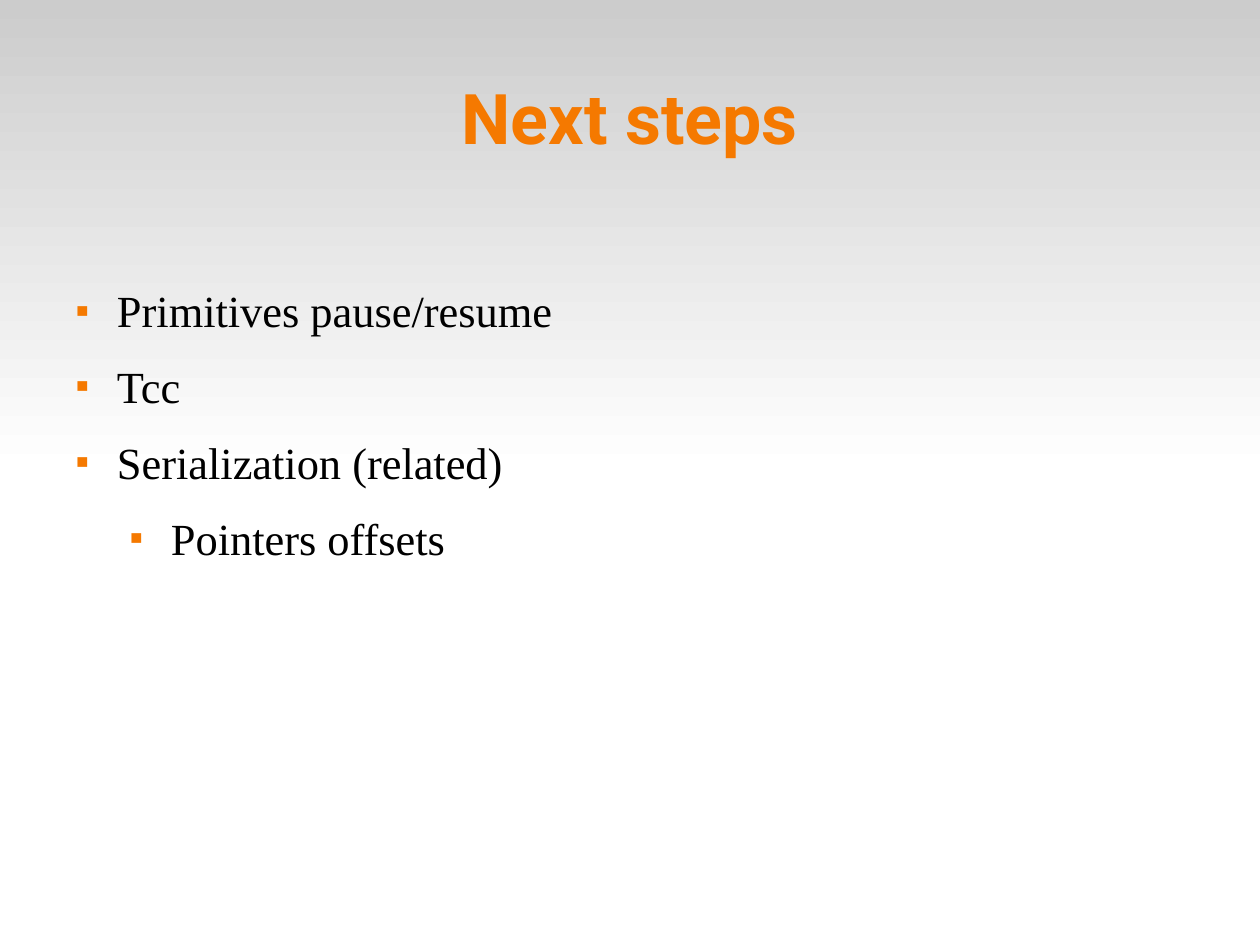
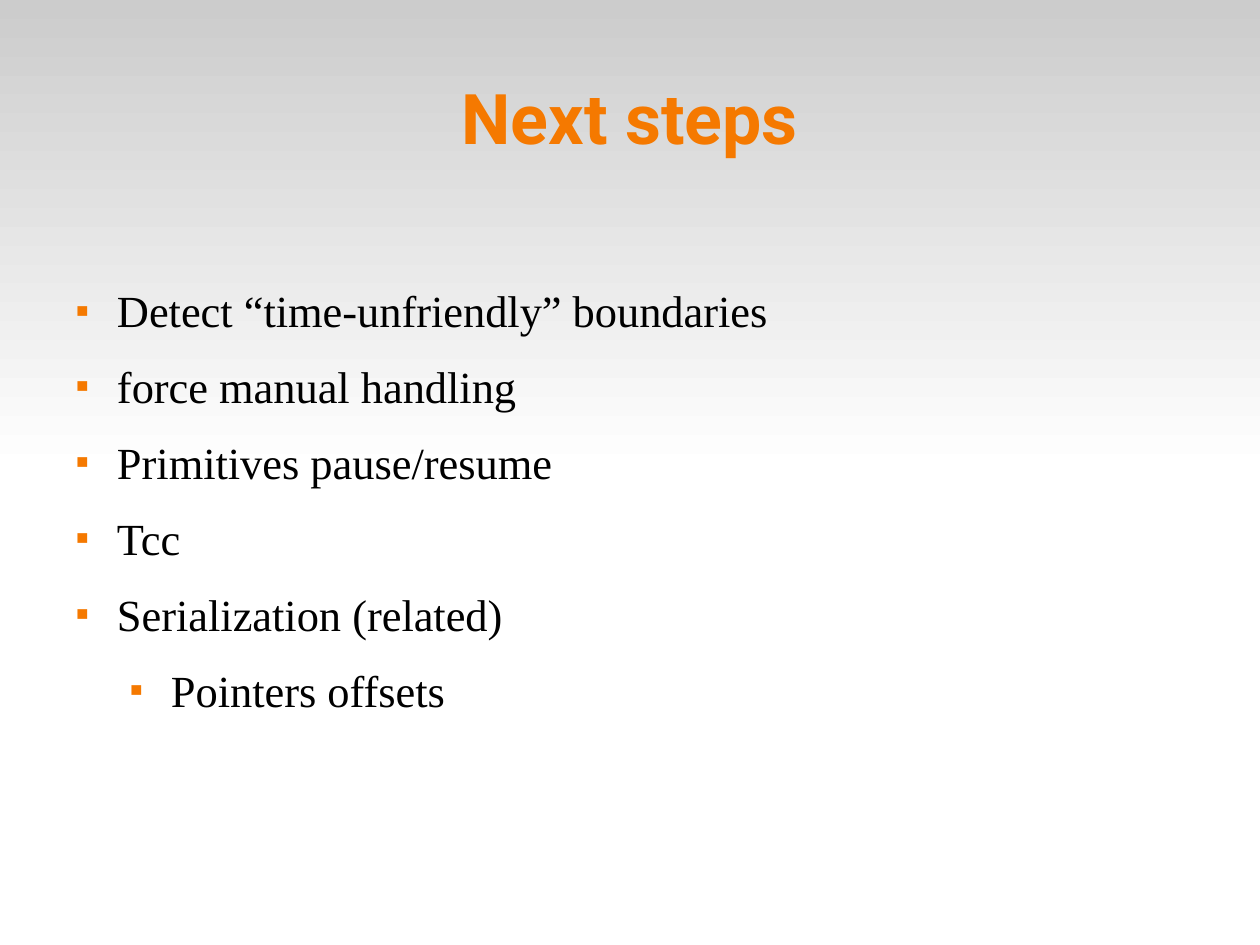
Before and after one commit to fsantanna-no/ceu-docs, a slide deck: slide 14 of TM/ceu_tm.odp (slide 8 before the commit). Drawn at 1260x945 pixels with LibreOffice and Linux fonts; fonts in the diff are those of the drawing. Boxes give left, top, right and bottom in pixels: in the first picture for what was removed or moved away, otherwise in the second. Text is boxed around its words. In the diff, an @@ line names an element or a change of style, - is before the commit and + after.

```diff
--- a/TM/ceu_tm.odp
+++ b/TM/ceu_tm.odp
@@ text at [117, 295, 768, 412]: paragraphs added @@
+■ Detect “time-unfriendly” boundaries
+■ force manual handling
```
Also in this commit, not shown: 2 other slides changed, 6 slides added, 12 other files.
